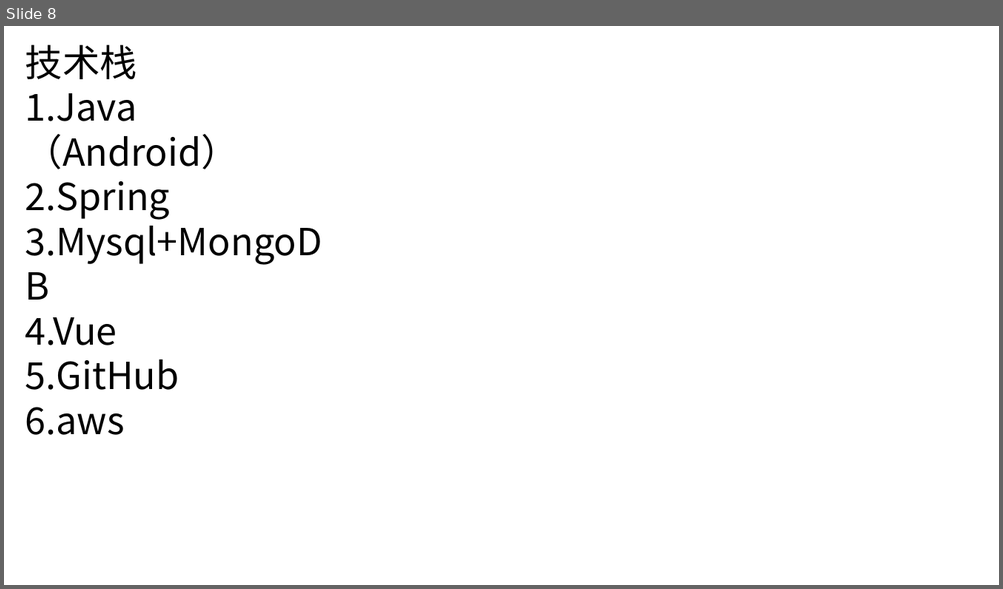
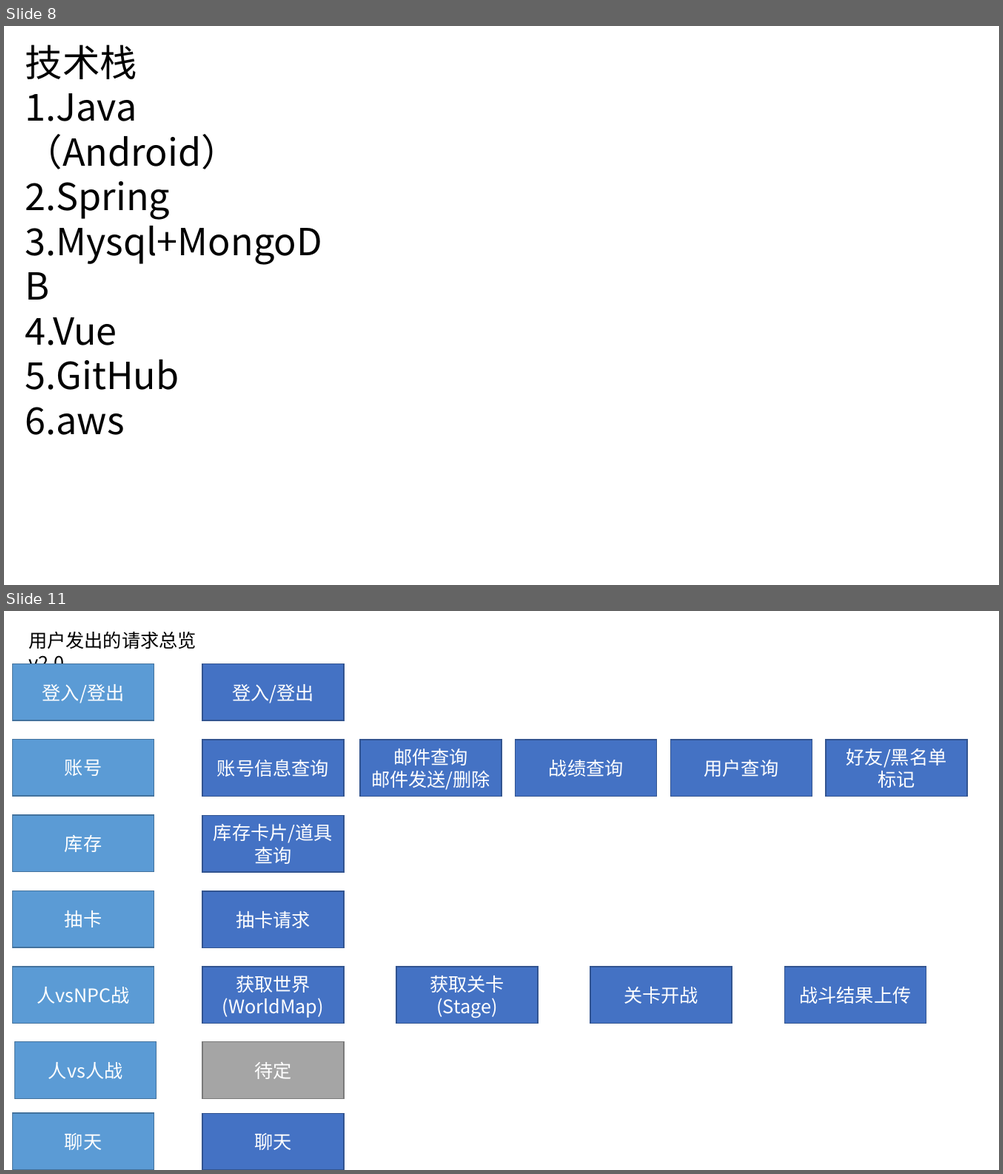
Before and after one commit to bluelaserpointer/CardGame, a slide deck: plan/抽卡手游.pptx. Shown one above the other, each under a label of ours: slide 8 before the commit, slides 8 and 11 after it; the slides between them are not shown. The pictures are 1003x589 and 1003x1174 pixels, drawn with LibreOffice and Linux fonts; fonts in the diff are those of the drawing. Boxes give left, top, right and bottom in pixels: in the first picture for what was removed or moved away, otherwise in the second. Text is boxed around its words. In the diff, an @@ line names an element or a change of style, - is before the commit and + after.

Commit message:
Update 抽卡手游.pptx
加了点工作流程图

```diff
--- a/plan/抽卡手游.pptx
+++ b/plan/抽卡手游.pptx
@@ slide 11 added at bbox=[4, 611, 999, 1170], background #FFFFFF @@
@@ text added at bbox=[28, 631, 196, 664], 18 pt, text #000000 @@
+用户发出的请求总览v2.0
@@ rectangle added at bbox=[12, 664, 154, 721], fill #5B9BD5, outline #43739E 1 pt, 18 pt, text #FFFFFF @@
+登入/登出
@@ rectangle added at bbox=[202, 664, 344, 721], fill #4472C4, outline #325491 1 pt, 18 pt, text #FFFFFF @@
+登入/登出
@@ group added at bbox=[12, 739, 967, 797]: 6 rectangles @@
+账号
+账号信息查询
+战绩查询
+用户查询
+好友/黑名单
+标记
+邮件查询
+邮件发送/删除
@@ rectangle added at bbox=[12, 815, 154, 872], fill #5B9BD5, outline #43739E 1 pt, 18 pt, text #FFFFFF @@
+库存
@@ rectangle added at bbox=[202, 815, 344, 872], fill #4472C4, outline #325491 1 pt, 18 pt, text #FFFFFF @@
+库存卡片/道具
+查询
@@ rectangle added at bbox=[12, 891, 154, 948], fill #5B9BD5, outline #43739E 1 pt, 18 pt, text #FFFFFF @@
+抽卡
@@ rectangle added at bbox=[202, 891, 344, 948], fill #4472C4, outline #325491 1 pt, 18 pt, text #FFFFFF @@
+抽卡请求
@@ group added at bbox=[12, 967, 926, 1024]: 5 rectangles @@
+获取世界
+(WorldMap)
+人vsNPC战
+获取关卡
+(Stage)
+关卡开战
+战斗结果上传
@@ rectangle added at bbox=[15, 1042, 157, 1099], fill #5B9BD5, outline #43739E 1 pt, 18 pt, text #FFFFFF @@
+人vs人战
@@ rectangle added at bbox=[202, 1042, 344, 1099], fill #A5A5A5, outline #7A7A7A 1 pt, 18 pt, text #FFFFFF @@
+待定
@@ rectangle added at bbox=[12, 1113, 154, 1170], fill #5B9BD5, outline #43739E 1 pt, 18 pt, text #FFFFFF @@
+聊天
@@ rectangle added at bbox=[202, 1114, 344, 1170], fill #4472C4, outline #325491 1 pt, 18 pt, text #FFFFFF @@
+聊天
```
Also in this commit, not shown: 4 other slides added.
